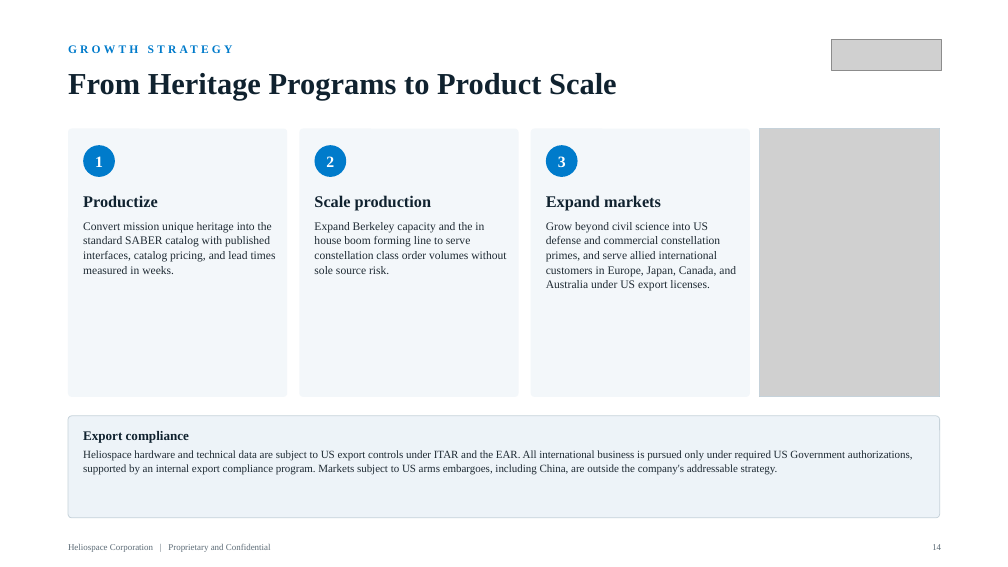
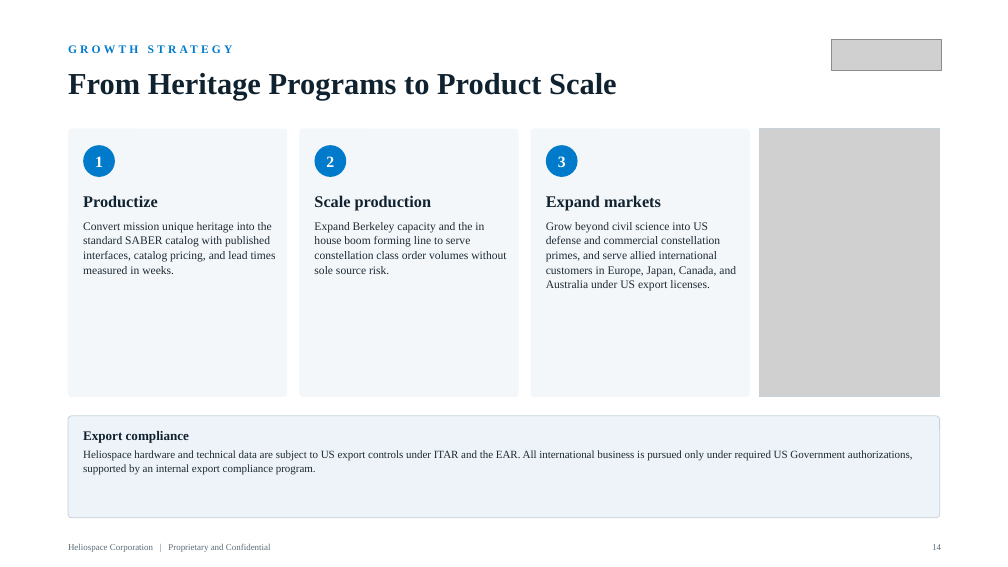
Before and after one commit to anthonyleedu/anthonyleedu, a slide deck: slide 14 of Heliospace_Investor_Overview.pptx. Drawn at 1008x567 pixels with LibreOffice and Linux fonts; fonts in the diff are those of the drawing; grey boxes stand for pictures. Boxes give left, top, right and bottom in pixels: in the first picture for what was removed or moved away, otherwise in the second. Text is boxed around its words. In the diff, an @@ line names an element or a change of style, - is before the commit and + after.

```diff
--- a/Heliospace_Investor_Overview.pptx
+++ b/Heliospace_Investor_Overview.pptx
@@ text at [83, 450, 913, 474]: text changed @@
-Heliospace hardware and technical data are subject to US export controls under ITAR and the EAR. All international business is pursued only under required US Government authorizations, supported by an internal export compliance program. Markets subject to US arms embargoes, including China, are outside the company's addressable strategy.
+Heliospace hardware and technical data are subject to US export controls under ITAR and the EAR. All international business is pursued only under required US Government authorizations, supported by an internal export compliance program.
```
Also in this commit, not shown: 6 other slides changed, 1 slide removed.
